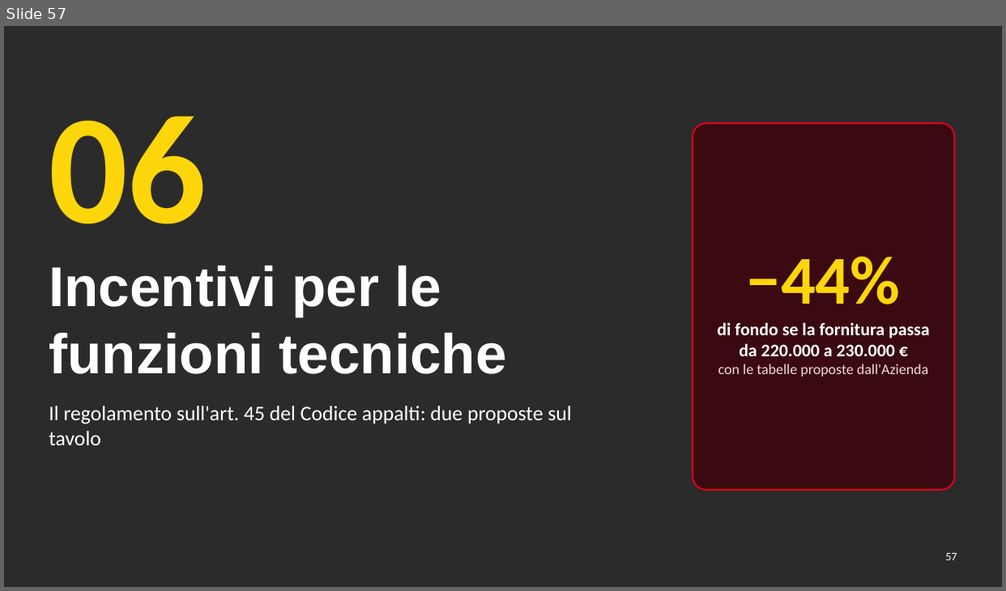
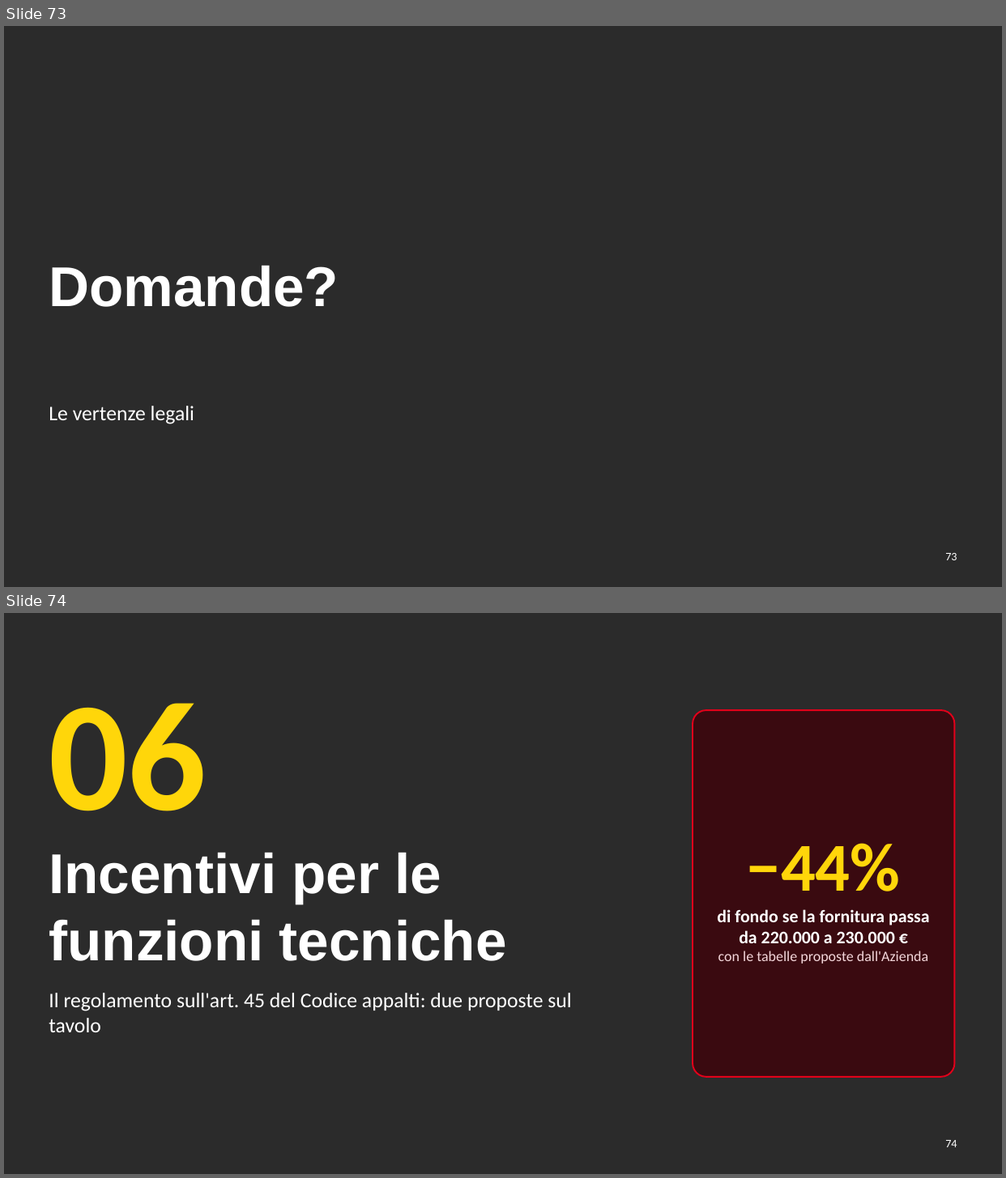
Before and after one commit to aki1806-droid/Prove, a slide deck: produzione/assemblea-2026-12-07/slide/assemblea-2026-12-07.pptx. Shown one above the other, each under a label of ours: slide 57 before the commit, slides 73 and 74 after it. The pictures are 1006x591 and 1006x1178 pixels, drawn with LibreOffice and Linux fonts; fonts in the diff are those of the drawing; background and template pictures are left out; a plain dark background stands for a picture behind light text. Boxes give left, top, right and bottom in pixels: in the first picture for what was removed or moved away, otherwise in the second. Text is boxed around its words. In the diff, an @@ line names an element or a change of style, - is before the commit and + after.

```diff
--- a/produzione/assemblea-2026-12-07/slide/assemblea-2026-12-07.pptx
+++ b/produzione/assemblea-2026-12-07/slide/assemblea-2026-12-07.pptx
@@ slide 73 added at bbox=[4, 26, 1002, 587], background picture (left out) @@
@@ title added at bbox=[49, 265, 339, 307], 54 pt, text #FFFFFF, bold @@
+Domande?
@@ text added at bbox=[49, 406, 194, 425], 20 pt, text #FFFFFF @@
+Le vertenze legali
@@ page number added at bbox=[945, 553, 957, 561], 11 pt, text #FFFFFF @@
+73
@@ what was slide 57 is now slide 74 @@
@@ page number at bbox=[945, 1140, 957, 1148]: text changed @@
-57
+74
```
Also in this commit, not shown: 3 slides changed, 26 other slides added, 19 other files.
